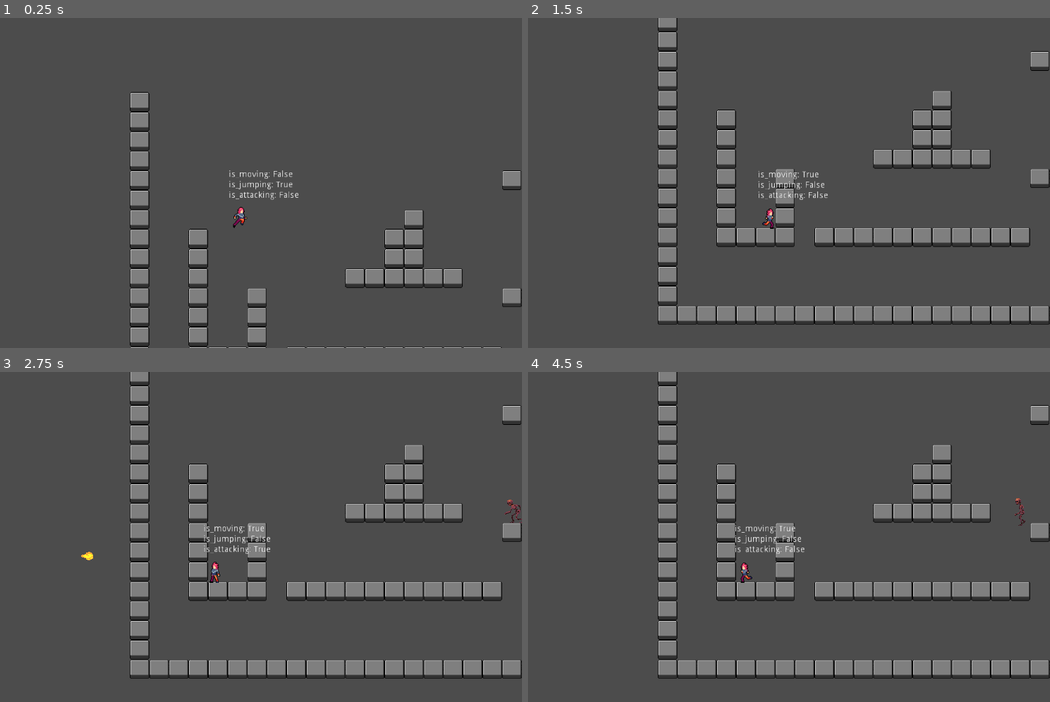
Above: before the commit, frames 1-4 (two rows, left to right).
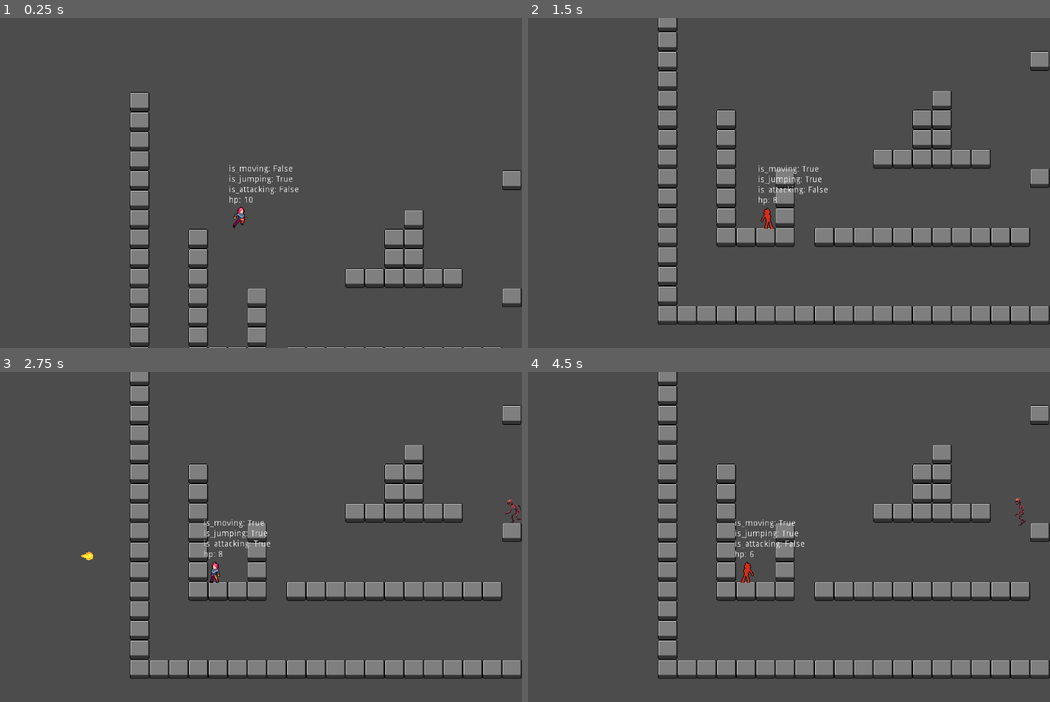
Above: after the commit, the same moments.

Repository: KateNol/StartProjektSemester1
Game: Godot game, scene res://src/levels/Map.tscn
The game is run twice, just before and just after one commit, with the same random seed, the same clock (stepped at 60 frames per second) and the same inputs.
Inputs:
- Up to frame 1 (0.25 s): no input
- Up to frame 2 (1.5 s): tap Enter (attack) at 0.5, 0.6 s; hold D (move_right) from 0.53 s (still down); tap W (jump) at 0.77, 1.07 s; tap O (hit_self, bound only after the commit) at 0.8, 1.35 s
- Up to frame 3 (2.75 s): tap W (jump) at 1.52, 1.55, 1.82, 2.1 s; release D (move_right) at 2.03 s; hold A (move_left) from 2.03 s (still down); tap Enter (attack) at 2.3 s
- Up to frame 4 (4.5 s): tap Space at 2.75 s; release A (move_left) at 2.78 s; hold D (move_right) 2.78-4.28 s; tap Enter (attack) at 2.85 s; tap W (jump) at 3.02, 3.32, 3.77, 3.8, 4.07 s; tap O (hit_self, bound only after the commit) at 3.05, 4.35 s; tap P (change_fps) at 3.6 s; hold A (move_left) from 4.28 s (still down)

The runs differ from the first frame. In frame 1, 0.5% of the frame differs, in the area x 43-58%, y 44-57%; in frame 2, 0.6%; in frame 3, 0.5%; in frame 4, 0.6%, in the area x 39-53%, y 44-64%.

Commit message:
add hurt/invincible timer. add hurt animation
also added hit_self action on 'o' for debug purpose

Diff:
--- a/project.godot
+++ b/project.godot
@@ -62,6 +62,11 @@
 "events": [ Object(InputEventKey,"resource_local_to_scene":false,"resource_name":"","device":0,"alt":false,"shift":false,"control":false,"meta":false,"command":false,"pressed":false,"scancode":16777221,"unicode":0,"echo":false,"script":null)
  ]
 }
+hit_self={
+"deadzone": 0.5,
+"events": [ Object(InputEventKey,"resource_local_to_scene":false,"resource_name":"","device":0,"alt":false,"shift":false,"control":false,"meta":false,"command":false,"pressed":false,"scancode":79,"unicode":0,"echo":false,"script":null)
+ ]
+}
 
 [layer_names]
 
--- a/src/actors/Player/Player.gd
+++ b/src/actors/Player/Player.gd
@@ -10,6 +10,7 @@
 var is_jumping : bool
 var is_attacking : bool
 var is_moving : bool
+var is_hurt : bool
 
 var hitpoints : int
 var is_alive : bool
@@ -41,6 +42,9 @@
 const attack_cooldown : float = .4
 var attack : bool = false
 var attack_timer : Timer
+
+var hurt_timer : Timer
+const invincible_cooldown : float = .2
 
 const stomp_velocity : int = -300
 
@@ -117,6 +121,9 @@
 	if Input.is_action_just_pressed("attack"):
 		if not is_attacking:
 			attack = true
+	if Input.is_action_just_pressed("hit_self"):
+		print("ow")
+		take_damage(1)
 
 	if direction.length() == 0:
 		last_look_direction.y = 0
@@ -167,25 +174,26 @@
 	queue_free()
 
 func take_damage(n : int):
-	pass
+	animation_state = ANIMATION_STATES.HURT
+	hitpoints -= n
+	if hitpoints < 0:
+		die()
 
 func on_stomp():
 	pass
 
 func update_animation():
-	#if $AnimatedSprite.animation != "attack1":
+	if is_attacking or is_hurt:
+		return
+
 	match animation_state:
 		ANIMATION_STATES.IDLE:
-			if not is_attacking:
-				$AnimatedSprite.play("idle")
+			$AnimatedSprite.play("idle")
 		ANIMATION_STATES.RUN:
-			if not is_attacking:
-				$AnimatedSprite.play("move")
+			$AnimatedSprite.play("move")
 		ANIMATION_STATES.JUMP:
-			if not is_attacking:
-				$AnimatedSprite.play("jump")
+			$AnimatedSprite.play("jump")
 		ANIMATION_STATES.ATTACK:
-			print("animation attack")
 			is_attacking = true
 			$AnimatedSprite.play("attack1")
 			attack_timer = Timer.new()
@@ -194,6 +202,15 @@
 			attack_timer.connect("timeout", self, "attack_timer_timeout")
 			add_child(attack_timer)
 			attack_timer.start()
+		ANIMATION_STATES.HURT:
+			is_hurt = true
+			$AnimatedSprite.play("hurt")
+			hurt_timer = Timer.new()
+			hurt_timer.one_shot = true
+			hurt_timer.wait_time = invincible_cooldown
+			hurt_timer.connect("timeout", self, "hurt_timer_timeout")
+			add_child(hurt_timer)
+			hurt_timer.start()
 
 	if direction.x == -1:
 		$AnimatedSprite.flip_h = true
@@ -202,7 +219,7 @@
 		$AnimatedSprite.flip_h = false
 		$AnimatedSprite.offset.x = 0
 
-	$Camera2D/InfoLabel.text = "is_moving: " + str(is_moving) + "\nis_jumping: " + str(is_jumping) + "\nis_attacking: " + str(is_attacking)
+	$Camera2D/InfoLabel.text = "is_moving: " + str(is_moving) + "\nis_jumping: " + str(is_jumping) + "\nis_attacking: " + str(is_attacking) + "\nhp: " + str(hitpoints)
 
 
 
@@ -212,6 +229,10 @@
 	print("attack finished")
 	is_attacking = false
 
+func hurt_timer_timeout():
+	print("hurt finished")
+	is_hurt = false
+
 func _on_EnemyDetector_body_entered(body):
 	print(body.name, " entered player body")
 	# die()
--- a/src/actors/Player/Player.tscn
+++ b/src/actors/Player/Player.tscn
@@ -1,10 +1,12 @@
-[gd_scene load_steps=32 format=2]
-
+[gd_scene load_steps=43 format=2]
+
+[ext_resource path="res://assets/actors/Player/player_attack2.png" type="Texture" id=1]
 [ext_resource path="res://src/actors/Player/Player.gd" type="Script" id=2]
 [ext_resource path="res://assets/actors/Player/player_run.png" type="Texture" id=3]
 [ext_resource path="res://assets/actors/Player/player_idle.png" type="Texture" id=4]
 [ext_resource path="res://assets/actors/Player/player_jump.png" type="Texture" id=5]
 [ext_resource path="res://assets/actors/Player/player_attack3.png" type="Texture" id=6]
+[ext_resource path="res://assets/actors/Player/player_hurt.png" type="Texture" id=7]
 
 [sub_resource type="AtlasTexture" id=1]
 flags = 4
@@ -25,6 +27,51 @@
 flags = 4
 atlas = ExtResource( 4 )
 region = Rect2( 144, 0, 48, 48 )
+
+[sub_resource type="AtlasTexture" id=27]
+flags = 4
+atlas = ExtResource( 1 )
+region = Rect2( 0, 0, 48, 48 )
+
+[sub_resource type="AtlasTexture" id=28]
+flags = 4
+atlas = ExtResource( 1 )
+region = Rect2( 48, 0, 48, 48 )
+
+[sub_resource type="AtlasTexture" id=29]
+flags = 4
+atlas = ExtResource( 1 )
+region = Rect2( 96, 0, 48, 48 )
+
+[sub_resource type="AtlasTexture" id=30]
+flags = 4
+atlas = ExtResource( 1 )
+region = Rect2( 144, 0, 48, 48 )
+
+[sub_resource type="AtlasTexture" id=31]
+flags = 4
+atlas = ExtResource( 1 )
+region = Rect2( 192, 0, 48, 48 )
+
+[sub_resource type="AtlasTexture" id=32]
+flags = 4
+atlas = ExtResource( 1 )
+region = Rect2( 240, 0, 48, 48 )
+
+[sub_resource type="AtlasTexture" id=33]
+flags = 4
+atlas = ExtResource( 1 )
+region = Rect2( 288, 0, 48, 48 )
+
+[sub_resource type="AtlasTexture" id=34]
+flags = 4
+atlas = ExtResource( 1 )
+region = Rect2( 336, 0, 48, 48 )
+
+[sub_resource type="AtlasTexture" id=38]
+flags = 4
+atlas = ExtResource( 7 )
+region = Rect2( 48, 0, 48, 48 )
 
 [sub_resource type="AtlasTexture" id=5]
 flags = 4
@@ -121,6 +168,16 @@
 "frames": [ SubResource( 1 ), SubResource( 2 ), SubResource( 3 ), SubResource( 4 ) ],
 "loop": true,
 "name": "idle",
+"speed": 5.0
+}, {
+"frames": [ SubResource( 27 ), SubResource( 28 ), SubResource( 29 ), SubResource( 30 ), SubResource( 31 ), SubResource( 32 ), SubResource( 33 ), SubResource( 34 ) ],
+"loop": true,
+"name": "punch",
+"speed": 5.0
+}, {
+"frames": [ SubResource( 38 ) ],
+"loop": true,
+"name": "hurt",
 "speed": 5.0
 }, {
 "frames": [ SubResource( 5 ), SubResource( 6 ), SubResource( 7 ), SubResource( 8 ), SubResource( 9 ), SubResource( 10 ) ],
@@ -158,8 +215,7 @@
 [node name="AnimatedSprite" type="AnimatedSprite" parent="."]
 position = Vector2( 10, -3 )
 frames = SubResource( 23 )
-animation = "attack1"
-frame = 4
+animation = "hurt"
 playing = true
 
 [node name="Camera2D" type="Camera2D" parent="."]
@@ -173,9 +229,9 @@
 
 [node name="InfoLabel" type="Label" parent="Camera2D"]
 margin_left = -18.3265
-margin_top = -74.0373
+margin_top = -83.0373
 margin_right = 21.6735
-margin_bottom = -60.0373
+margin_bottom = -69.0373
 __meta__ = {
 "_edit_use_anchors_": false
 }
